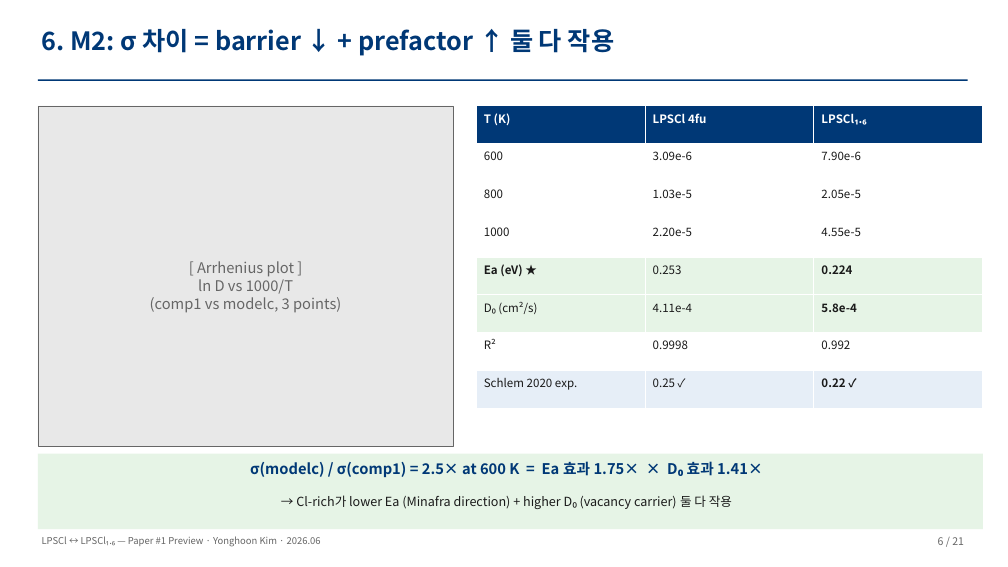
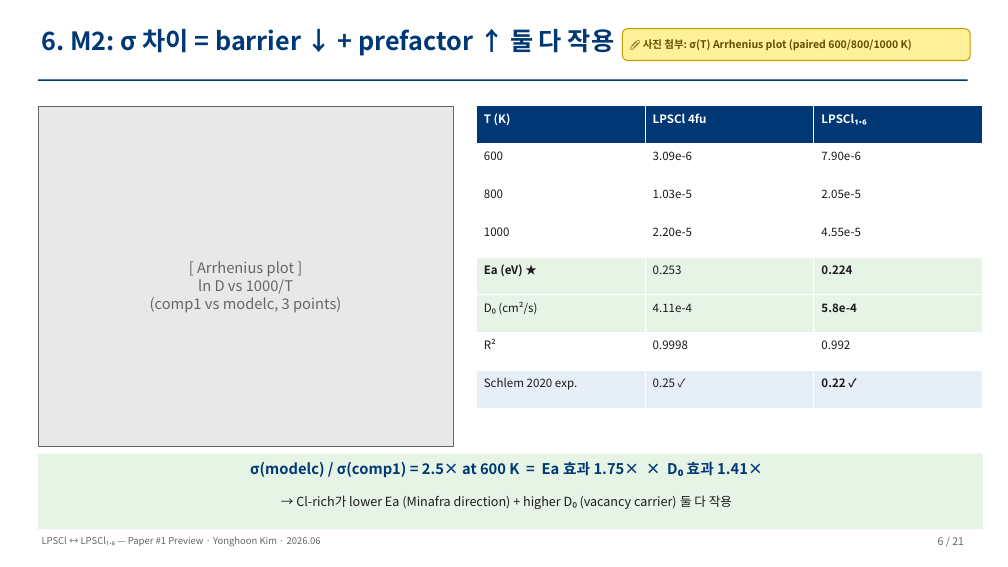
Before and after one commit to yonghoon7153-source/Yonghoon-DEM-DFT, a slide deck: slide 6 of kb/papers/lpscl_vs_lpscl16_seminar_v1.pptx. Drawn at 1008x567 pixels with LibreOffice and Linux fonts; fonts in the diff are those of the drawing. Boxes give left, top, right and bottom in pixels: in the first picture for what was removed or moved away, otherwise in the second. Text is boxed around its words. In the diff, an @@ line names an element or a change of style, - is before the commit and + after.

```diff
--- a/kb/papers/lpscl_vs_lpscl16_seminar_v1.pptx
+++ b/kb/papers/lpscl_vs_lpscl16_seminar_v1.pptx
@@ rounded rectangle added at (x1=622, y1=29, x2=970, y2=60), fill #FFF19A, outline #C89A00 1 pt, 10 pt, text #664D00, bold @@
+📎 사진 첨부: σ(T) Arrhenius plot (paired 600/800/1000 K)
```
Also in this commit, not shown: 21 other slides changed, 1 other file.
